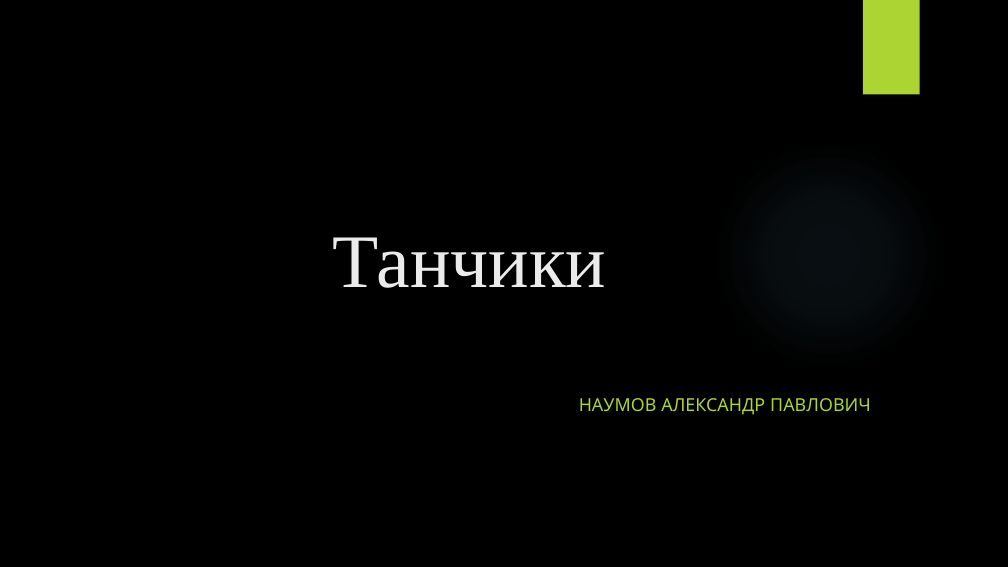
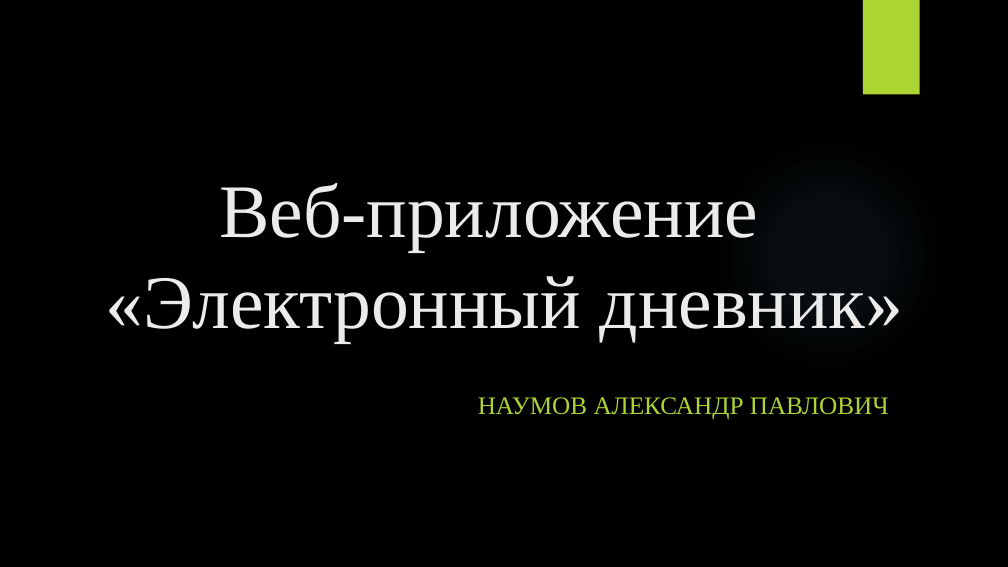
Before and after one commit to SANEKNAYMCHIK/web-app_school-diary, a slide deck: slide 1 of Презентация.pptx. Drawn at 1008x567 pixels with LibreOffice and Linux fonts; fonts in the diff are those of the drawing; background and template pictures are left out. Boxes give left, top, right and bottom in pixels: in the first picture for what was removed or moved away, otherwise in the second. Text is boxed around its words. In the diff, an @@ line names an element or a change of style, - is before the commit and + after.

```diff
--- a/Презентация.pptx
+++ b/Презентация.pptx
@@ title at [106,183,903,343]: text changed @@
-Танчики
+Веб-приложение
+«Электронный дневник»
@@ subtitle "НАУМОВ АЛЕКСАНДР ПАВЛОВИЧ": place and size @@
-subtitle "НАУМОВ АЛЕКСАНДР ПАВЛОВИЧ" at [579,398,871,415]
+subtitle "НАУМОВ АЛЕКСАНДР ПАВЛОВИЧ" at [478,397,889,420]
@@ subtitle "НАУМОВ АЛЕКСАНДР ПАВЛОВИЧ" at [478,397,889,420]: size 17 to 24 pt, font Quicksand to Times New Roman @@
```
Also in this commit, not shown: 2 other slides changed, 1 slide added, 1 slide removed.
